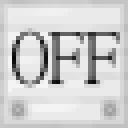
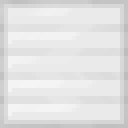
The second 128px x 128px image is a revision of the first. Changes to its layers:
removed layer "OFF" over box(12, 28, 120, 88)
painted on "Arrière-plan" over box(8, 96, 120, 120)
